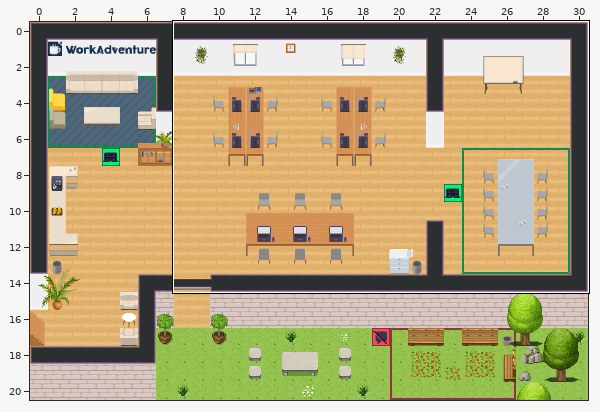
Two states of a Tiled map (JSON), map.tmj. The first picture is a wide view before the edit; the outline marks the close-up.
Close-up. As it was:
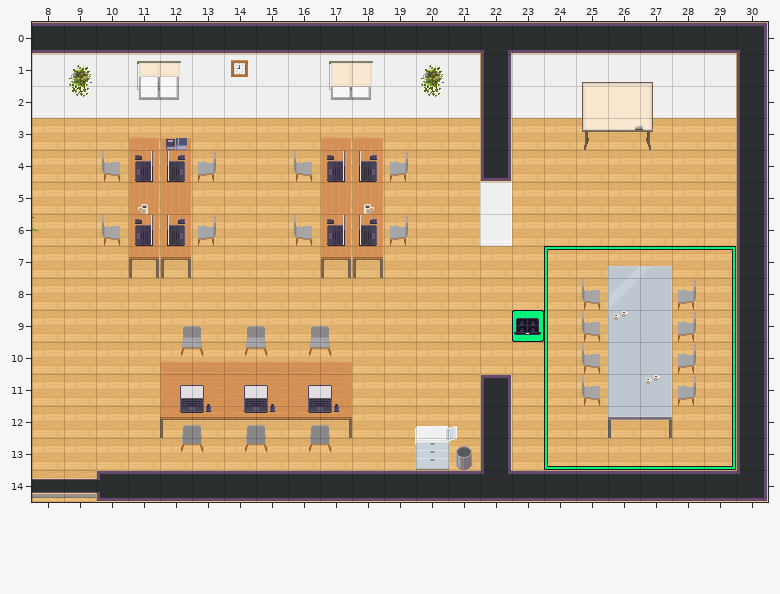
Cells are 32x32 px. Shown: x 8..30, y 0..14.
Now the later version:
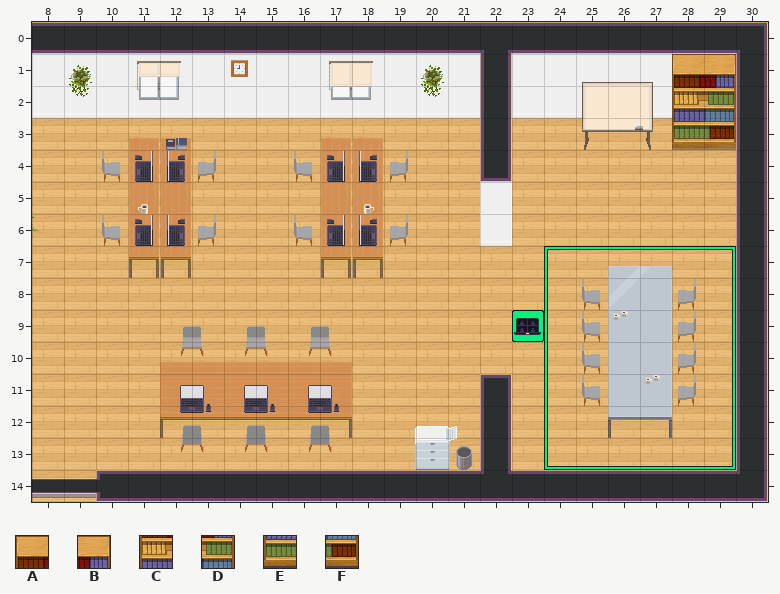
Key: from "Chunk 1": A 142, B 143, C 149, D 150, E 151, F 152.
_ is an empty cell.
What changed:
{"where": "layer \"furniture/furniture3\""}
{"y":1,"x":28,"old":"__","new":"AB"}
{"y":2,"x":28,"old":"__","new":"CD"}
{"y":3,"x":28,"old":"__","new":"EF"}
{"label":"added","picture_box":[672,54,736,150]}
